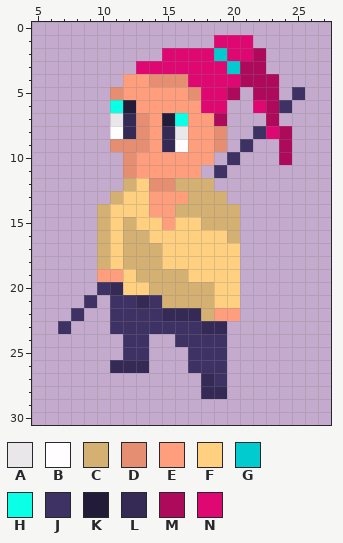
Two versions of one pixel-art sprite, assets/graphics/worker.png. This is how it looked before the edit.
The file is 64x50 pixels. Shown: x 5..27, y 0..30. The old version is drawn lined up with the new one, on the new canvas.
Palette (. is transparent): A #e9e7e9  B #fffdff  C #d4b073  D #e58e71  E #ff9e7d  F #ffd080  G #01cbcf  H #0bffe6  J #3e3264  K #231c38  L #352a55  M #ad0a5b  N #df0772
And afterwards:
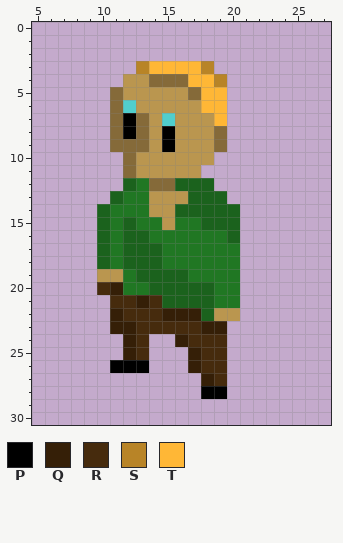
Colours new in this view: P #000000  Q #351f07  R #462b0d  S #b88427  T #ffb736
Diff:
canvas 64x50 -> 32x32, the old top-left corner now at -17,-15 (the part of the old canvas that was cut away was empty and is not shown)
@@ palette @@
-C #d4b073
+C #1b621d
-D #e58e71
+D #856a39
-E #ff9e7d
+E #ba964f
-F #ffd080
+F #207723
-K #231c38
+K #51cecd
@@ x 5..27 @@
  0 .......................
- 1 ..............NNN......
- 2 ..........NNNNGNNM.....
- 3 ........NNNNNNNGMM.....
- 4 .......EEDDDNNNNMMM....
- 5 ......DEEEEEDNNM.MM.J..
- 6 ......HKEEEEENN..NMJ...
- 7 ......ALDEKHEEM...M....
- 8 ......BLDELAEED..JNM...
- 9 ......DDDELBEED.J..M...
-10 .......DEEEEEE.J...M...
-11 .......DEEEEE.J........
+ 1 .......................
+ 2 .......................
+ 3 ........STTTTS.........
+ 4 .......EEDDDTTS........
+ 5 ......DEEEEEDTT........
+ 6 ......DKEEEEETT........
+ 7 ......DPDEKEEET........
+ 8 ......DPDEPEEED........
+ 9 ......DDDEPEEED........
+10 .......DEEEEEE.........
+11 .......DEEEEE..........
 12 .......CFDDCCC.........
@@ x 5..27 @@
 19 .....EEFCCCCFFFF.......
-20 .....JLFFCCCCCFF.......
-21 ....J.JJLJCCCCFF.......
-22 ...J..JJJJLLLCEE.......
-23 ..J...JJJJJJJLL........
-24 .......JJ..JJJJ........
-25 .......JJ...JJJ........
-26 ......LLL...JJJ........
-27 .............LJ........
-28 .............LL........
+20 .....RQFFCCCCCFF.......
+21 ......RRQRCCCCFF.......
+22 ......QRRRQQQCEE.......
+23 ......QQRRRRRQQ........
+24 .......QR..QRRR........
+25 .......QR...QRR........
+26 ......PPP...QRR........
+27 .............QR........
+28 .............PP........
 29 .......................
Pixel boxes of the changes (left, top, right, bottom) in both pictures:
changed: (58, 35, 305, 399)
